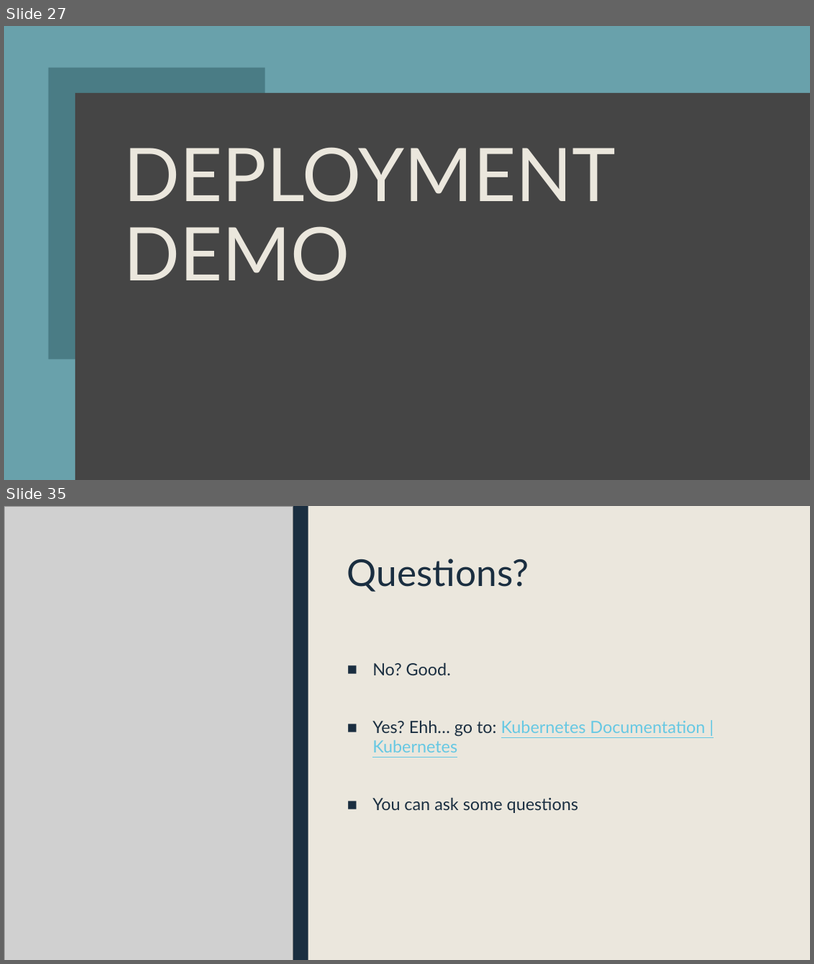
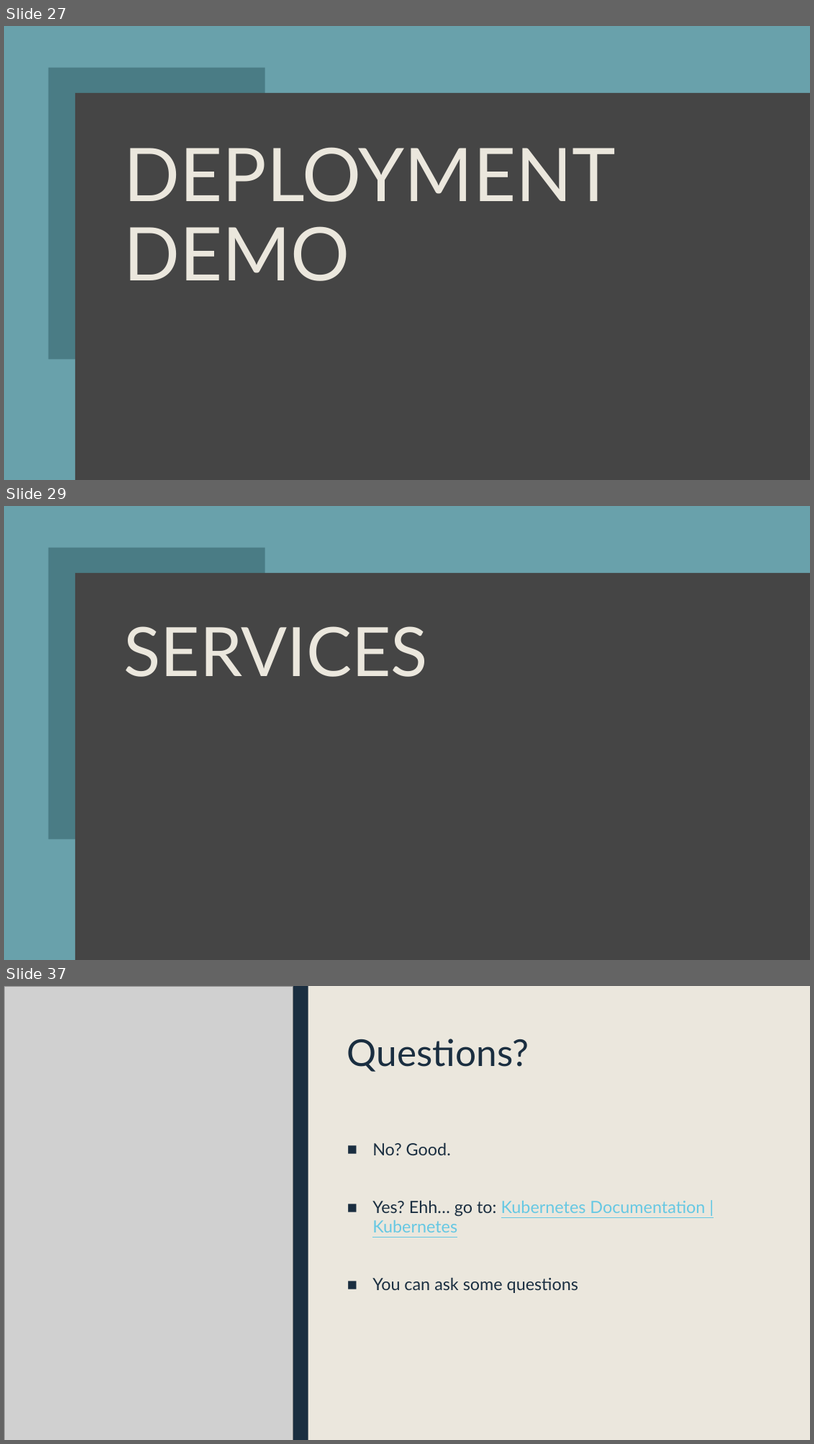
Before and after one commit to sebivenlo/ESD-2023-Kubernetes, a slide deck: presentation/Kubernetes.pptx. Shown one above the other, each under a label of ours: slides 27 and 35 before the commit, slides 27, 29 and 37 after it; the slides between them are not shown. The pictures are 814x964 and 814x1444 pixels, drawn with LibreOffice and Linux fonts; fonts in the diff are those of the drawing; grey boxes stand for pictures. Boxes give left, top, right and bottom in pixels: in the first picture for what was removed or moved away, otherwise in the second. Text is boxed around its words. In the diff, an @@ line names an element or a change of style, - is before the commit and + after.

Commit message:
Changes in slides about services
I Improved the slides regarding the Services in kubernetes.

```diff
--- a/presentation/Kubernetes.pptx
+++ b/presentation/Kubernetes.pptx
@@ slide 29 added at [4,506,810,960], background #454545; not listed: 1 template element that a slide beside it also shows @@
@@ rectangle added at [4,506,810,960], fill #69A1AB @@
@@ freeform shape added at [48,548,265,839], fill #4A7C85 @@
@@ rectangle added at [75,572,810,960], fill #454545 @@
@@ title added at [124,626,428,677], 81 pt, text #EBE7DD @@
+SERVICES
@@ what was slide 35 is now slide 37 @@
```
Also in this commit, not shown: 3 slides changed, 4 other slides added, 3 slides removed.
